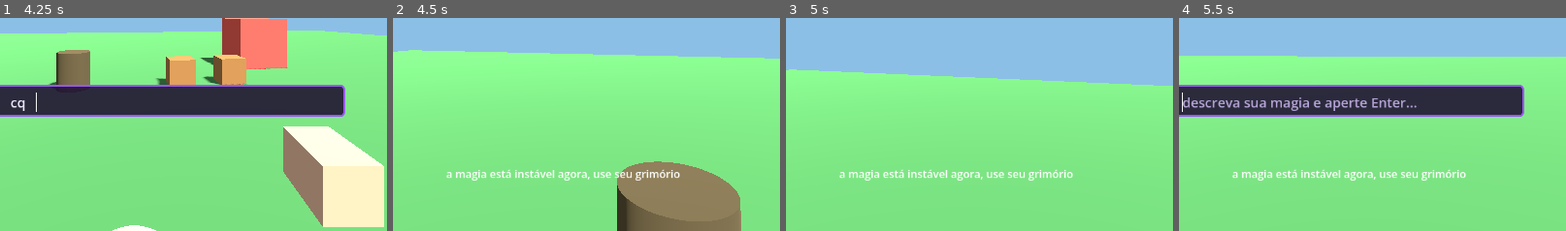
Above: before the commit, frames 1-4 (left to right).
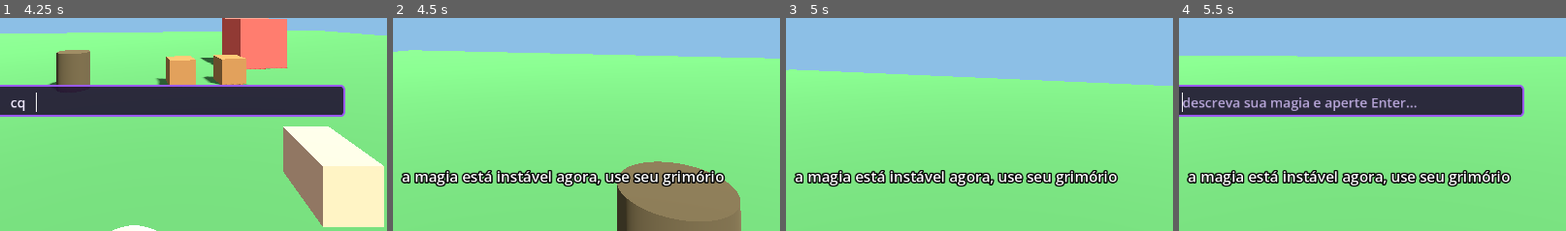
Above: after the commit, the same moments.

Repository: vitortosta4-design/Arcane-Forge
Game: Godot game, scene res://cenas/arena_teste.tscn
Same seed, same stepped clock (60 frames per second), same inputs: the game is played once before the commit and once after it.
Inputs (mouse positions are % of the whole screen's width and height, from its top left):
- Up to frame 1 (4.25 s): tap Enter at 0.5 s; move the mouse to (55, 49) at 0.52 s; hold Q (abrir_conjuracao) 0.53-1.28 s; hold W (mover_frente) from 0.53 s (still down); tap Space (pular) at 0.77, 1.52, 3.02, 3.5, 3.77 s; move the mouse to (45, 49) at 1.27 s; click (45, 49) at 1.35 s; move the mouse to (52, 47) at 2.02 s; hold C (trocar_camera) 2.03-2.78 s; move the mouse to (49, 51) at 2.77 s; tap Q (abrir_conjuracao) at 2.85 s; move the mouse to (57, 50) at 3.52 s; press the mouse at (57, 50) at 3.53 s
- Up to frame 2 (4.5 s): keep holding W (mover_frente); tap Enter at 4.25 s; move the mouse to (42, 48) at 4.27 s; release the mouse at (42, 48) at 4.28 s; tap C (trocar_camera) at 4.35 s
- Up to frame 3 (5 s): keep holding W (mover_frente); tap Space (pular) at 4.52 s
- Up to frame 4 (5.5 s): keep holding W (mover_frente); move the mouse to (51, 49) at 5.02 s; hold Q (abrir_conjuracao) from 5.03 s (still down)
The pictures show only the part of the screen within x 28-78%, y 50-100%; the shares and areas given below are measured in that part.

Frame 1 is identical in both runs. In frame 2, 4.3% of the frame differs, in the area x 2-86%, y 70-80%; in frame 3, 4.4%; in frame 4, 4.4%.

Commit message:
Corrige 3 problemas achados jogando: cor por material, magia vazia e legenda
A IA ja interpretava materiais diferentes (agua, pedra...) corretamente,
mas o projetil e a explosao sempre tinham a cor fixa de fogo, porque
nada aplicava a cor do material de verdade. Agora o Validador tem uma
tabela de cor por material e o projetil/explosao usam a cor certa.

A IA tambem podia inventar uma magia "fantasma" (dano e empurrao
zerados) para frases sem sentido, em vez de dizer claramente que nao
entendeu. Ajusta o prompt do porteiro para pedir "componentes": []
nesses casos, e reforça do lado do jogo: qualquer ficha cujos
componentes nao causem efeito real nenhum conta como "nao entendi".

Tambem deixa a legenda do HUD mais legivel (contorno preto) contra o
cenario, e passa a versionar no git o codigo da Edge Function e as
migracoes SQL que ate agora so existiam no Supabase.

Co-Authored-By: Claude Sonnet 5 <noreply@anthropic.com>

Diff:
--- a/jogo/cenas/hud.tscn
+++ b/jogo/cenas/hud.tscn
@@ -32,8 +32,13 @@
 anchor_right = 0.5
 anchor_top = 0.85
 anchor_bottom = 0.85
-offset_left = -200.0
-offset_right = 200.0
-offset_bottom = 30.0
+offset_left = -260.0
+offset_right = 260.0
+offset_bottom = 34.0
+theme_override_colors/font_color = Color(1, 1, 1, 1)
+theme_override_colors/font_outline_color = Color(0, 0, 0, 1)
+theme_override_constants/outline_size = 8
+theme_override_font_sizes/font_size = 22
 horizontal_alignment = 1
+autowrap_mode = 2
 text = ""
--- a/jogo/scripts/magia/efeito_explosao.gd
+++ b/jogo/scripts/magia/efeito_explosao.gd
@@ -5,16 +5,20 @@
 
 @export var duracao_s := 0.25
 
-var raio_m := 2.0
-
 @onready var _mesh: MeshInstance3D = $MeshInstance3D
 
 
-func _ready() -> void:
+## O Host chama isto logo depois de criar o efeito (em vez de usar _ready,
+## para não depender da ordem entre add_child e a atribuição de valores).
+func iniciar(raio_m: float, nome_material: String) -> void:
 	_mesh.scale = Vector3.ONE * 0.05
-	# Duplica o material: sem isso, explosões ao mesmo tempo compartilhariam o
-	# mesmo recurso e uma roubaria o desaparecimento da outra.
+
+	# Duplica o material: sem isso, explosões ao mesmo tempo compartilhariam
+	# o mesmo recurso e uma roubaria a cor/desaparecimento da outra.
 	var material := (_mesh.get_surface_override_material(0) as StandardMaterial3D).duplicate()
+	var cor := Validador.cor_para_material(nome_material)
+	material.albedo_color = Color(cor.r, cor.g, cor.b, material.albedo_color.a)
+	material.emission = cor
 	_mesh.set_surface_override_material(0, material)
 
 	var tween := create_tween()
--- a/jogo/scripts/magia/executor.gd
+++ b/jogo/scripts/magia/executor.gd
@@ -24,4 +24,5 @@
 	projetil.velocidade = componente.get("velocidade", 10.0)
 	projetil.ao_impactar = componente.get("ao_impactar", [])
 	projetil.dono = dono
+	projetil.definir_material(componente.get("material", "fogo"))
 	Host.registrar_projetil(projetil)
--- a/jogo/scripts/magia/projetil.gd
+++ b/jogo/scripts/magia/projetil.gd
@@ -6,8 +6,22 @@
 var ao_impactar: Array = []
 var dono: Node = null
 var tempo_de_vida_s := 5.0
+var material := "fogo"
 
 var _tempo_vivo := 0.0
+
+@onready var _mesh: MeshInstance3D = $MeshInstance3D
+
+
+## O Executor chama isto logo depois de criar o projétil, para ele ficar
+## com a cor do material da ficha em vez da cor fixa de fogo (ADR-007).
+func definir_material(nome: String) -> void:
+	material = nome
+	var cor := Validador.cor_para_material(nome)
+	var mat := (_mesh.get_surface_override_material(0) as StandardMaterial3D).duplicate()
+	mat.albedo_color = cor
+	mat.emission = cor
+	_mesh.set_surface_override_material(0, mat)
 
 
 func _physics_process(delta: float) -> void:
@@ -32,6 +46,7 @@
 				efeito.get("dano", 5.0),
 				efeito.get("empurrao", 0.0),
 				efeito.get("etiquetas", []),
-				[dono]
+				[dono],
+				material
 			)
 	queue_free()
--- a/jogo/scripts/magia/validador.gd
+++ b/jogo/scripts/magia/validador.gd
@@ -49,6 +49,24 @@
 	return c
 
 
+## Cor low poly aproximada de cada material (ADR-007), usada pelo projétil
+## e pela explosão para o jogador conseguir ver a diferença entre uma magia
+## de água, pedra, metal, madeira ou fogo (achado testando com o Vitor:
+## antes tudo tinha a cor fixa de fogo, não importa o material da ficha).
+static func cor_para_material(material: String) -> Color:
+	match material:
+		"agua":
+			return Color(0.25, 0.55, 0.95)
+		"pedra":
+			return Color(0.55, 0.5, 0.45)
+		"metal":
+			return Color(0.75, 0.78, 0.82)
+		"madeira":
+			return Color(0.5, 0.35, 0.15)
+		_:
+			return Color(1, 0.45, 0.05) # fogo, e qualquer coisa fora da lista
+
+
 static func _escolher_valido(valor: String, lista: Array, padrao: String) -> String:
 	if valor in lista:
 		return valor
--- a/jogo/scripts/mago/mago.gd
+++ b/jogo/scripts/mago/mago.gd
@@ -120,10 +120,22 @@
 
 
 ## A IA às vezes pode devolver uma ficha "educada" (com nome e legenda) mas
-## sem nenhum componente de verdade, o que faria o jogador gastar mana e
-## não ver nada acontecer. Isso conta como "não entendi" (ADR-002).
+## sem nenhum componente de verdade, ou um componente "fantasma" com dano e
+## empurrão zerados (aconteceu de verdade testando com o Vitor: frase sem
+## sentido virou uma bola de fogo que não fazia nada). As duas coisas fariam
+## o jogador gastar a tentativa e não ver nada acontecer, então contam como
+## "não entendi" (ADR-002).
 func _ficha_sem_componentes(ficha: Dictionary) -> bool:
-	return ficha.is_empty() or (ficha.get("componentes", []) as Array).is_empty()
+	if ficha.is_empty():
+		return true
+	var componentes: Array = ficha.get("componentes", [])
+	if componentes.is_empty():
+		return true
+	for componente in componentes:
+		for efeito in (componente.get("ao_impactar", []) as Array):
+			if efeito.get("dano", 0.0) > 0.0 or efeito.get("empurrao", 0.0) > 0.0:
+				return false
+	return true
 
 
 func _conjurar_ficha(ficha: Dictionary) -> void:
--- a/jogo/scripts/rede/host.gd
+++ b/jogo/scripts/rede/host.gd
@@ -18,15 +18,15 @@
 		entidade.receber_dano(dano, origem_dano, empurrao)
 
 
-func criar_explosao(pos: Vector3, raio_m: float, dano: float, empurrao: float, etiquetas: Array, excluir: Array = []) -> void:
+func criar_explosao(pos: Vector3, raio_m: float, dano: float, empurrao: float, etiquetas: Array, excluir: Array = [], material: String = "fogo") -> void:
 	var mundo := get_tree().current_scene
 	if mundo == null:
 		return
 
 	var efeito := CenaEfeitoExplosao.instantiate()
-	efeito.raio_m = raio_m
 	mundo.add_child(efeito)
 	efeito.global_position = pos
+	efeito.iniciar(raio_m, material)
 
 	var alvos := get_tree().get_nodes_in_group("recebe_dano")
 	for alvo in alvos:
--- a/jogo/scripts/testes/suite_testes.gd
+++ b/jogo/scripts/testes/suite_testes.gd
@@ -19,6 +19,7 @@
 	await _testar_galinha_morre_com_vida_zero()
 	await _testar_explosao_quebra_caixa_e_acende_barril()
 	await _testar_executor_cria_projetil_a_partir_da_ficha()
+	await _testar_projetil_usa_a_cor_do_material_da_ficha()
 	await _testar_porteiro_desligado_nao_faz_pedido_e_devolve_vazio()
 	_testar_interpretador_reconhece_bola_de_fogo()
 	_testar_interpretador_nao_entende_frase_desconhecida()
@@ -184,6 +185,36 @@
 		projetil.queue_free()
 
 
+## Achado ao testar com o Vitor: magias de materiais diferentes (água,
+## pedra...) saíam todas com a cor fixa de fogo, porque nada aplicava a cor
+## do material de verdade. Testa que o projétil (e a explosão que ele
+## carrega) realmente ficam com a cor certa do material da ficha.
+func _testar_projetil_usa_a_cor_do_material_da_ficha() -> void:
+	var ficha := {
+		"componentes": [
+			{
+				"tipo": "projetil",
+				"material": "agua",
+				"forma": "esfera",
+				"velocidade": 10.0,
+				"ao_impactar": []
+			}
+		]
+	}
+	Executor.executar_ficha(ficha, Vector3(0, 1, 0), Vector3.FORWARD, null, self)
+	await get_tree().process_frame
+
+	var projeteis := get_children().filter(func(n): return n.get_script() == load("res://scripts/magia/projetil.gd"))
+	_afirmar("projétil de água foi criado", projeteis.size() == 1)
+	if projeteis.size() > 0:
+		var projetil = projeteis[0]
+		var mesh: MeshInstance3D = projetil.get_node("MeshInstance3D")
+		var cor_esperada := Validador.cor_para_material("agua")
+		var cor_aplicada: Color = mesh.get_surface_override_material(0).albedo_color
+		_afirmar("projétil de água tem a cor de água, não de fogo", cor_aplicada.is_equal_approx(cor_esperada))
+		projetil.queue_free()
+
+
 ## Testa o desligador do porteiro (usado pelos próprios testes para não
 ## gastar cota nem depender de internet, e que também serve ao jogador se
 ## quiser forçar o modo offline).
@@ -264,8 +295,20 @@
 		mago._ficha_sem_componentes({"nome": "Nada", "componentes": []})
 	)
 	_afirmar(
-		"ficha com um componente de verdade não conta como vazia",
-		not mago._ficha_sem_componentes({"componentes": [{"tipo": "projetil"}]})
+		"componente sem nenhum ao_impactar conta como sem componentes",
+		mago._ficha_sem_componentes({"componentes": [{"tipo": "projetil"}]})
+	)
+	_afirmar(
+		"componente com dano e empurrão zerados conta como sem componentes (achado com o Vitor)",
+		mago._ficha_sem_componentes({
+			"componentes": [{"tipo": "projetil", "ao_impactar": [{"tipo": "explosao", "dano": 0.0, "empurrao": 0.0}]}]
+		})
+	)
+	_afirmar(
+		"componente com dano de verdade não conta como vazia",
+		not mago._ficha_sem_componentes({
+			"componentes": [{"tipo": "projetil", "ao_impactar": [{"tipo": "explosao", "dano": 10.0, "empurrao": 0.0}]}]
+		})
 	)
 
 	mago.queue_free()
Not shown, added: supabase/functions/interpretar-magia/index.ts
Not shown, added: supabase/migrations/20261020180000_criar_tabelas_porteiro_magia.sql
Not shown, added: supabase/migrations/20261020180100_agendar_limpeza_fichas_falhas_90_dias.sql
